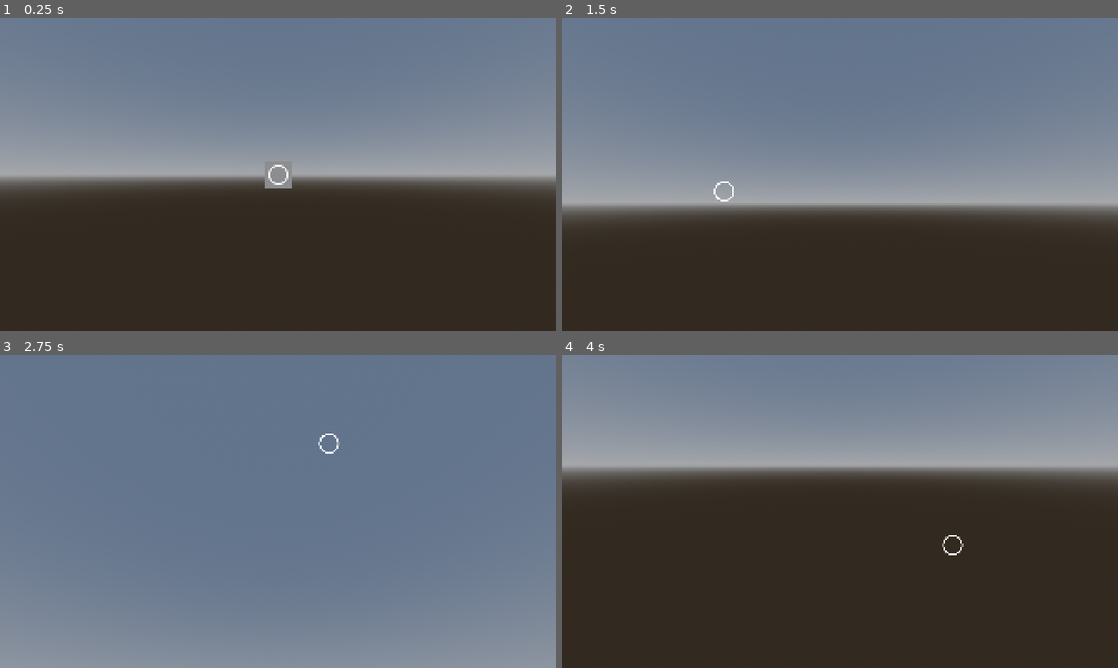
Above: before the commit, frames 1-4 (two rows, left to right).
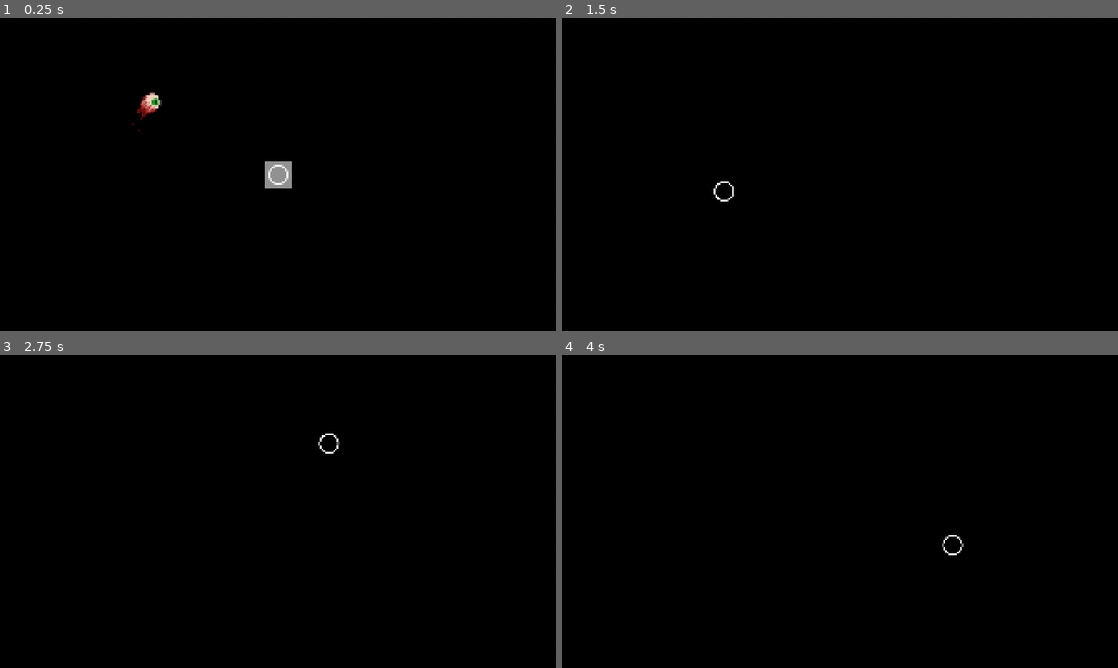
Above: after the commit, the same moments.

Repository: Ieida/chili-code-jam-2
Game: Godot game, scene res://levels/prototype/prototype_level.tscn
Two runs of this game, one before a commit and one after it. Both use one fixed random seed, a clock stepped at 60 frames per second and the inputs below.
Inputs (mouse positions are in pixels of both pictures, inside the frame that each line leads up to):
- Up to frame 1 (0.25 s): no input
- Up to frame 2 (1.5 s): move the mouse to (962, 158) at 0.52 s; hold D (right) 0.53-1.28 s; tap W (front) at 0.6, 1.35 s; move the mouse to (728, 190) at 1.27 s; hold S (back) from 1.28 s (still down)
- Up to frame 3 (2.75 s): move the mouse to (333, 442) at 2.02 s; release S (back) at 2.03 s; hold D (right) from 2.03 s (still down); tap W (front) at 2.1 s
- Up to frame 4 (4 s): move the mouse to (812, 574) at 2.77 s; release D (right) at 2.78 s; hold Space (up) 2.78-3.53 s; tap W (front) at 2.85, 3.6 s; move the mouse to (1006, 558) at 3.52 s; hold A (left) from 3.53 s (still down)

The runs differ from the first frame. In frame 1, 100% of the frame differs, in the area x 0-100%, y 0-100%; in frame 2, 100%; in frame 3, 100%; in frame 4, 100%.

Commit message:
I don't know

Diff:
--- /dev/null
+++ b/credits/credits.gd
@@ -0,0 +1,34 @@
+extends CanvasLayer
+
+
+signal closed
+signal opened
+
+
+@onready var button_container: Container = %ButtonContainer
+
+
+func _input(event: InputEvent) -> void:
+	if event.is_action(&"toggle_credits"):
+		if event.is_pressed() and not event.is_echo():
+			if visible: close()
+			else: open()
+
+
+func _ready() -> void:
+	close()
+
+
+func close():
+	visible = false
+	closed.emit()
+
+
+func open():
+	visible = true
+	if button_container.get_child_count() > 0:
+		for c in button_container.get_children():
+			if c is Control:
+				c.grab_focus()
+				break
+	opened.emit()
--- /dev/null
+++ b/credits/credits.tscn
@@ -0,0 +1,46 @@
+[gd_scene load_steps=5 format=3 uid="uid://127hajybfir7"]
+
+[ext_resource type="Script" uid="uid://cpkylib3kcxtf" path="res://credits/credits.gd" id="1_5uwby"]
+[ext_resource type="PackedScene" uid="uid://dum1teawv8qjg" path="res://credits/credits_button.tscn" id="2_o7wt1"]
+
+[sub_resource type="StyleBoxFlat" id="StyleBoxFlat_5uwby"]
+content_margin_left = 32.0
+content_margin_top = 32.0
+content_margin_right = 32.0
+content_margin_bottom = 32.0
+bg_color = Color(0, 0, 0, 0.498039)
+
+[sub_resource type="LabelSettings" id="LabelSettings_o7wt1"]
+font_size = 64
+
+[node name="Credits" type="CanvasLayer"]
+script = ExtResource("1_5uwby")
+
+[node name="PanelContainer" type="PanelContainer" parent="."]
+anchors_preset = 15
+anchor_right = 1.0
+anchor_bottom = 1.0
+grow_horizontal = 2
+grow_vertical = 2
+theme_override_styles/panel = SubResource("StyleBoxFlat_5uwby")
+
+[node name="VBoxContainer" type="VBoxContainer" parent="PanelContainer"]
+layout_mode = 2
+theme_override_constants/separation = 64
+
+[node name="Title" type="Label" parent="PanelContainer/VBoxContainer"]
+layout_mode = 2
+text = "Credits"
+label_settings = SubResource("LabelSettings_o7wt1")
+horizontal_alignment = 1
+
+[node name="ButtonContainer" type="VBoxContainer" parent="PanelContainer/VBoxContainer"]
+unique_name_in_owner = true
+layout_mode = 2
+size_flags_horizontal = 4
+
+[node name="CreditsButton" parent="PanelContainer/VBoxContainer/ButtonContainer" instance=ExtResource("2_o7wt1")]
+layout_mode = 2
+text = "Floating Eyeball Enemy
+blueapollo"
+social_link = "https://blueapollo.itch.io/"
--- /dev/null
+++ b/credits/credits_button.gd
@@ -0,0 +1,12 @@
+class_name CreditsButton extends Button
+
+
+@export var social_link: String
+
+
+func _on_pressed():
+	OS.shell_open(social_link)
+
+
+func _ready() -> void:
+	pressed.connect(_on_pressed)
--- /dev/null
+++ b/credits/credits_button.tscn
@@ -0,0 +1,21 @@
+[gd_scene load_steps=2 format=3 uid="uid://dum1teawv8qjg"]
+
+[ext_resource type="Script" uid="uid://ca8fvsdlmgym1" path="res://credits/credits_button.gd" id="1_ofal6"]
+
+[node name="CreditsButton" type="Button"]
+anchors_preset = 8
+anchor_left = 0.5
+anchor_top = 0.5
+anchor_right = 0.5
+anchor_bottom = 0.5
+offset_left = -4.0
+offset_top = -4.0
+offset_right = 4.0
+offset_bottom = 4.0
+grow_horizontal = 2
+grow_vertical = 2
+theme_override_font_sizes/font_size = 32
+text = "Title
+Author"
+alignment = 0
+script = ExtResource("1_ofal6")
--- /dev/null
+++ b/elements/enemy/enemy.gd
@@ -0,0 +1,23 @@
+class_name Enemy extends CharacterBody3D
+
+
+@export var target: Node3D
+@export var speed: float = 4
+@export var damage: float = 10
+@export var attack_range: float = 2.0
+@onready var sprite: AnimatedSprite3D = %Sprite
+@onready var state_machine: StateMachine = $StateMachine
+
+
+func _physics_process(_delta: float) -> void:
+	move_and_slide()
+
+	# Handle states
+	var tdst := global_position.distance_to(target.global_position)
+	var cs = state_machine.active_state_name
+	if cs == &"chase" and target and tdst < attack_range:
+		state_machine.activate_state_by_name(&"attack")
+	elif cs == &"null" and target:
+		state_machine.activate_state_by_name(&"chase")
+	elif cs == &"null":
+		state_machine.activate_state_by_name(&"idle")
--- /dev/null
+++ b/elements/enemy/enemy.tscn
@@ -0,0 +1,149 @@
+[gd_scene load_steps=14 format=3 uid="uid://db2f051odpt0k"]
+
+[ext_resource type="Script" uid="uid://dgb1e74ge5xdd" path="res://elements/enemy/enemy.gd" id="1_j4vrh"]
+[ext_resource type="SpriteFrames" uid="uid://cvmd8rovf1rno" path="res://elements/enemy/sprite_frames.tres" id="1_ttpur"]
+[ext_resource type="Shader" uid="uid://csmyc2ndd11mc" path="res://shaders/perspective_sprite_flip.gdshader" id="2_ek21h"]
+[ext_resource type="Texture2D" uid="uid://cn2nhhbcijut" path="res://elements/enemy/Eyeball.png" id="3_1cx0d"]
+[ext_resource type="Script" uid="uid://c4b5reb6ktm03" path="res://elements/hitbox/hitbox.gd" id="5_vjsli"]
+[ext_resource type="Script" uid="uid://bd2d7mbbshebm" path="res://elements/state_machine/state_machine.gd" id="6_24dpr"]
+
+[sub_resource type="SphereShape3D" id="SphereShape3D_j4vrh"]
+
+[sub_resource type="AtlasTexture" id="AtlasTexture_ohg34"]
+atlas = ExtResource("3_1cx0d")
+region = Rect2(0, 128, 32, 32)
+
+[sub_resource type="ShaderMaterial" id="ShaderMaterial_ek21h"]
+render_priority = 0
+shader = ExtResource("2_ek21h")
+shader_parameter/y_billboard = false
+shader_parameter/tex = SubResource("AtlasTexture_ohg34")
+shader_parameter/flipped = false
+
+[sub_resource type="GDScript" id="GDScript_ek21h"]
+resource_name = "sprite"
+script/source = "extends AnimatedSprite3D
+
+
+func _process(_delta: float) -> void:
+	var shdr = material_override as ShaderMaterial
+	var tex = sprite_frames.get_frame_texture(animation, frame)
+	shdr.set_shader_parameter(\"tex\", tex)
+"
+
+[sub_resource type="GDScript" id="GDScript_bmxbo"]
+resource_name = "idle"
+script/source = "extends State
+
+
+@onready var sprite: AnimatedSprite3D = %Sprite
+
+
+func enter():
+	sprite.play(&\"idle\")
+"
+
+[sub_resource type="GDScript" id="GDScript_24dpr"]
+resource_name = "chase"
+script/source = "extends State
+
+
+@onready var enemy: Enemy = $\"../..\"
+@onready var sprite: AnimatedSprite3D = %Sprite
+
+
+func _physics_process(_delta: float) -> void:
+	if is_active:
+		var tpos = enemy.target.global_position
+		var dir = enemy.global_position.direction_to(tpos)
+		enemy.velocity = dir * enemy.speed
+		enemy.look_at(tpos)
+
+
+func enter():
+	sprite.play(&\"walk\")
+
+
+func exit():
+	pass
+"
+
+[sub_resource type="GDScript" id="GDScript_wlc73"]
+resource_name = "attack"
+script/source = "extends State
+
+
+@export var time_until_hit: float = 0.75
+@onready var enemy: Enemy = $\"../..\"
+@onready var sprite: AnimatedSprite3D = %Sprite
+var time_elapsed: float
+
+
+func _on_anim_finished():
+	if sprite.animation == &\"attack\":
+		machine.deactivate_state(self)
+
+
+func _physics_process(delta: float) -> void:
+	if is_active and time_elapsed < time_until_hit:
+		time_elapsed += delta
+		if time_elapsed >= time_until_hit:
+			deal_damage()
+
+
+func _ready() -> void:
+	sprite.animation_finished.connect(_on_anim_finished)
+
+
+func deal_damage():
+	# TODO
+	pass
+
+
+func enter():
+	time_elapsed = 0
+	sprite.play(&\"attack\")
+	enemy.velocity = Vector3.ZERO
+"
+
+[node name="Enemy" type="CharacterBody3D"]
+script = ExtResource("1_j4vrh")
+
+[node name="CollisionShape3D" type="CollisionShape3D" parent="."]
+shape = SubResource("SphereShape3D_j4vrh")
+
+[node name="Sprite" type="AnimatedSprite3D" parent="."]
+unique_name_in_owner = true
+material_override = SubResource("ShaderMaterial_ek21h")
+pixel_size = 0.03
+billboard = 1
+double_sided = false
+texture_filter = 0
+sprite_frames = ExtResource("1_ttpur")
+animation = &"death"
+frame_progress = 0.0933473
+script = SubResource("GDScript_ek21h")
+
+[node name="Hitbox" type="Area3D" parent="."]
+monitoring = false
+script = ExtResource("5_vjsli")
+metadata/_custom_type_script = "uid://c4b5reb6ktm03"
+
+[node name="CollisionShape3D" type="CollisionShape3D" parent="Hitbox"]
+shape = SubResource("SphereShape3D_j4vrh")
+
+[node name="StateMachine" type="Node" parent="."]
+script = ExtResource("6_24dpr")
+metadata/_custom_type_script = "uid://bd2d7mbbshebm"
+
+[node name="Idle" type="Node" parent="StateMachine"]
+script = SubResource("GDScript_bmxbo")
+metadata/_custom_type_script = "uid://b57s6a7jcbphi"
+
+[node name="Chase" type="Node" parent="StateMachine"]
+script = SubResource("GDScript_24dpr")
+metadata/_custom_type_script = "uid://b57s6a7jcbphi"
+
+[node name="Attack" type="Node" parent="StateMachine"]
+script = SubResource("GDScript_wlc73")
+metadata/_custom_type_script = "uid://b57s6a7jcbphi"
--- /dev/null
+++ b/elements/enemy/sprite_frames.tres
@@ -0,0 +1,171 @@
+[gd_resource type="SpriteFrames" load_steps=22 format=3 uid="uid://cvmd8rovf1rno"]
+
+[ext_resource type="Texture2D" uid="uid://cn2nhhbcijut" path="res://elements/enemy/Eyeball.png" id="1_bn8ne"]
+
+[sub_resource type="AtlasTexture" id="AtlasTexture_bn8ne"]
+atlas = ExtResource("1_bn8ne")
+region = Rect2(0, 64, 32, 32)
+
+[sub_resource type="AtlasTexture" id="AtlasTexture_53f4m"]
+atlas = ExtResource("1_bn8ne")
+region = Rect2(32, 64, 32, 32)
+
+[sub_resource type="AtlasTexture" id="AtlasTexture_mepxm"]
+atlas = ExtResource("1_bn8ne")
+region = Rect2(64, 64, 32, 32)
+
+[sub_resource type="AtlasTexture" id="AtlasTexture_qn6nh"]
+atlas = ExtResource("1_bn8ne")
+region = Rect2(96, 64, 32, 32)
+
+[sub_resource type="AtlasTexture" id="AtlasTexture_ohg34"]
+atlas = ExtResource("1_bn8ne")
+region = Rect2(0, 128, 32, 32)
+
+[sub_resource type="AtlasTexture" id="AtlasTexture_2rp8c"]
+atlas = ExtResource("1_bn8ne")
+region = Rect2(32, 128, 32, 32)
+
+[sub_resource type="AtlasTexture" id="AtlasTexture_cs35j"]
+atlas = ExtResource("1_bn8ne")
+region = Rect2(64, 128, 32, 32)
+
+[sub_resource type="AtlasTexture" id="AtlasTexture_3adtu"]
+atlas = ExtResource("1_bn8ne")
+region = Rect2(96, 128, 32, 32)
+
+[sub_resource type="AtlasTexture" id="AtlasTexture_whaxi"]
+atlas = ExtResource("1_bn8ne")
+region = Rect2(0, 96, 32, 32)
+
+[sub_resource type="AtlasTexture" id="AtlasTexture_ep2rm"]
+atlas = ExtResource("1_bn8ne")
+region = Rect2(32, 96, 32, 32)
+
+[sub_resource type="AtlasTexture" id="AtlasTexture_u2prs"]
+atlas = ExtResource("1_bn8ne")
+region = Rect2(64, 96, 32, 32)
+
+[sub_resource type="AtlasTexture" id="AtlasTexture_6qb7r"]
+atlas = ExtResource("1_bn8ne")
+region = Rect2(96, 96, 32, 32)
+
+[sub_resource type="AtlasTexture" id="AtlasTexture_nc7yf"]
+atlas = ExtResource("1_bn8ne")
+region = Rect2(0, 0, 32, 32)
+
+[sub_resource type="AtlasTexture" id="AtlasTexture_dc6gf"]
+atlas = ExtResource("1_bn8ne")
+region = Rect2(32, 0, 32, 32)
+
+[sub_resource type="AtlasTexture" id="AtlasTexture_sxu6q"]
+atlas = ExtResource("1_bn8ne")
+region = Rect2(64, 0, 32, 32)
+
+[sub_resource type="AtlasTexture" id="AtlasTexture_tbqd1"]
+atlas = ExtResource("1_bn8ne")
+region = Rect2(96, 0, 32, 32)
+
+[sub_resource type="AtlasTexture" id="AtlasTexture_x2xnk"]
+atlas = ExtResource("1_bn8ne")
+region = Rect2(0, 32, 32, 32)
+
+[sub_resource type="AtlasTexture" id="AtlasTexture_qjgv0"]
+atlas = ExtResource("1_bn8ne")
+region = Rect2(32, 32, 32, 32)
+
+[sub_resource type="AtlasTexture" id="AtlasTexture_l8eop"]
+atlas = ExtResource("1_bn8ne")
+region = Rect2(64, 32, 32, 32)
+
+[sub_resource type="AtlasTexture" id="AtlasTexture_u5rv3"]
+atlas = ExtResource("1_bn8ne")
+region = Rect2(96, 32, 32, 32)
+
+[resource]
+animations = [{
+"frames": [{
+"duration": 1.0,
+"texture": SubResource("AtlasTexture_bn8ne")
+}, {
+"duration": 1.0,
+"texture": SubResource("AtlasTexture_53f4m")
+}, {
+"duration": 1.0,
+"texture": SubResource("AtlasTexture_mepxm")
+}, {
+"duration": 1.0,
+"texture": SubResource("AtlasTexture_qn6nh")
+}],
+"loop": false,
+"name": &"attack",
+"speed": 4.0
+}, {
+"frames": [{
+"duration": 1.0,
+"texture": SubResource("AtlasTexture_ohg34")
+}, {
+"duration": 1.0,
+"texture": SubResource("AtlasTexture_2rp8c")
+}, {
+"duration": 1.0,
+"texture": SubResource("AtlasTexture_cs35j")
+}, {
+"duration": 1.0,
+"texture": SubResource("AtlasTexture_3adtu")
+}],
+"loop": true,
+"name": &"death",
+"speed": 1.0
+}, {
+"frames": [{
+"duration": 1.0,
+"texture": SubResource("AtlasTexture_whaxi")
+}, {
+"duration": 1.0,
+"texture": SubResource("AtlasTexture_ep2rm")
+}, {
+"duration": 1.0,
+"texture": SubResource("AtlasTexture_u2prs")
+}, {
+"duration": 1.0,
+"texture": SubResource("AtlasTexture_6qb7r")
+}],
+"loop": false,
+"name": &"hurt",
+"speed": 4.0
+}, {
+"frames": [{
+"duration": 1.0,
+"texture": SubResource("AtlasTexture_nc7yf")
+}, {
+"duration": 1.0,
+"texture": SubResource("AtlasTexture_dc6gf")
+}, {
+"duration": 1.0,
+"texture": SubResource("AtlasTexture_sxu6q")
+}, {
+"duration": 1.0,
+"texture": SubResource("AtlasTexture_tbqd1")
+}],
+"loop": true,
+"name": &"idle",
+"speed": 4.0
+}, {
+"frames": [{
+"duration": 1.0,
+"texture": SubResource("AtlasTexture_x2xnk")
+}, {
+"duration": 1.0,
+"texture": SubResource("AtlasTexture_qjgv0")
+}, {
+"duration": 1.0,
+"texture": SubResource("AtlasTexture_l8eop")
+}, {
+"duration": 1.0,
+"texture": SubResource("AtlasTexture_u5rv3")
+}],
+"loop": true,
+"name": &"walk",
+"speed": 4.0
+}]
--- /dev/null
+++ b/elements/hitbox/hitbox.gd
@@ -0,0 +1,26 @@
+class_name Hitbox extends Area3D
+
+
+signal health_depleted
+signal took_hit
+
+
+@export var max_health: float
+@onready var health: float = max_health
+var is_health_depleted: bool
+
+
+func hit(damage: float):
+	if is_health_depleted: return
+
+	health = maxf(0, health - damage)
+	if is_zero_approx(health):
+		is_health_depleted = true
+
+	if is_health_depleted: health_depleted.emit()
+	else: took_hit.emit()
+
+
+func reset():
+	is_health_depleted = false
+	health = max_health
--- /dev/null
+++ b/elements/hitbox/hitbox.tscn
@@ -0,0 +1,7 @@
+[gd_scene load_steps=2 format=3 uid="uid://bd1n8i0dg2k0n"]
+
+[ext_resource type="Script" uid="uid://c4b5reb6ktm03" path="res://elements/hitbox/hitbox.gd" id="1_w6oay"]
+
+[node name="Hitbox" type="Area3D"]
+monitoring = false
+script = ExtResource("1_w6oay")
--- /dev/null
+++ b/elements/state/state.gd
@@ -0,0 +1,19 @@
+class_name State extends Node
+
+
+var is_active: bool
+var machine: StateMachine
+
+
+func enter():
+	pass
+
+
+func exit():
+	pass
+
+
+func set_active(active: bool):
+	is_active = active
+	if active: enter()
+	else: exit()
--- /dev/null
+++ b/elements/state/state.tscn
@@ -0,0 +1,6 @@
+[gd_scene load_steps=2 format=3 uid="uid://c7rvc0vyt3xxh"]
+
+[ext_resource type="Script" uid="uid://b57s6a7jcbphi" path="res://elements/state/state.gd" id="1_2olai"]
+
+[node name="State" type="Node"]
+script = ExtResource("1_2olai")
--- /dev/null
+++ b/elements/state_machine/state_machine.gd
@@ -0,0 +1,51 @@
+class_name StateMachine extends State
+
+
+var active_state: State
+var active_state_name: StringName = &"null"
+var states: Dictionary[StringName, Node]
+
+
+func _enter_tree() -> void:
+	if not get_parent() is State: set_active(true)
+	child_entered_tree.connect(_on_child_entered_tree)
+	child_exiting_tree.connect(_on_child_exiting_tree)
+
+
+func _on_child_entered_tree(node: Node):
+	if node is State:
+		node.machine = self
+		var n = node.name.to_snake_case()
+		states[n] = node
+
+
+func _on_child_exiting_tree(node: Node):
+	if node is State:
+		var n = node.name.to_snake_case()
+		if states.has(n): states.erase(node)
+
+
+func activate_state(state: State):
+	if not active_state:
+		active_state = state
+		active_state_name = state.name.to_snake_case()
+	state.set_active(true)
+
+
+func activate_state_by_name(state: StringName):
+	if active_state and state == active_state_name: return
+	if not states.has(state): return
+
+	if active_state: deactivate_state(active_state)
+
+	var s = states[state] as State
+	active_state = s
+	active_state_name = state
+	s.set_active(true)
+
+
+func deactivate_state(state: State):
+	state.set_active(false)
+	if active_state:
+		active_state = null
+		active_state_name = &"null"
--- /dev/null
+++ b/elements/state_machine/state_machine.tscn
@@ -0,0 +1,6 @@
+[gd_scene load_steps=2 format=3 uid="uid://di8uyuau0fdpb"]
+
+[ext_resource type="Script" uid="uid://bd2d7mbbshebm" path="res://elements/state_machine/state_machine.gd" id="1_gvre5"]
+
+[node name="StateMachine" type="Node"]
+script = ExtResource("1_gvre5")
--- /dev/null
+++ b/levels/prototype/prototype_level.gd
@@ -0,0 +1,5 @@
+extends Node3D
+
+
+func _ready() -> void:
+	Input.mouse_mode = Input.MOUSE_MODE_CAPTURED
--- a/levels/prototype/prototype_level.tscn
+++ b/levels/prototype/prototype_level.tscn
@@ -1,16 +1,24 @@
-[gd_scene load_steps=8 format=3 uid="uid://bemi7f0nqjn6k"]
+[gd_scene load_steps=10 format=3 uid="uid://bemi7f0nqjn6k"]
 
 [ext_resource type="PackedScene" uid="uid://cxysob5m2s2s3" path="res://elements/space_ship/space_ship.tscn" id="1_7xbuc"]
+[ext_resource type="Script" uid="uid://bedmwh8tw0vn3" path="res://levels/prototype/prototype_level.gd" id="1_yc6rk"]
 [ext_resource type="PackedScene" uid="uid://bby5t845icj60" path="res://elements/player/space_ship/viewmodel/player_space_ship_viewmodel.tscn" id="2_pysmo"]
+[ext_resource type="PackedScene" uid="uid://db2f051odpt0k" path="res://elements/enemy/enemy.tscn" id="3_nkijq"]
 
-[sub_resource type="ProceduralSkyMaterial" id="ProceduralSkyMaterial_7xbuc"]
+[sub_resource type="ProceduralSkyMaterial" id="ProceduralSkyMaterial_yc6rk"]
+sky_top_color = Color(0, 0, 0, 1)
+sky_horizon_color = Color(0, 0, 0, 1)
+ground_bottom_color = Color(0, 0, 0, 1)
+ground_horizon_color = Color(0, 0, 0, 1)
 
-[sub_resource type="Sky" id="Sky_pysmo"]
-sky_material = SubResource("ProceduralSkyMaterial_7xbuc")
+[sub_resource type="Sky" id="Sky_x6tsm"]
+sky_material = SubResource("ProceduralSkyMaterial_yc6rk")
 
 [sub_resource type="Environment" id="Environment_nkijq"]
 background_mode = 2
-sky = SubResource("Sky_pysmo")
+sky = SubResource("Sky_x6tsm")
+ambient_light_source = 2
+ambient_light_color = Color(0.5, 0.5, 0.5, 1)
 
 [sub_resource type="BoxMesh" id="BoxMesh_anlkh"]
 
@@ -18,6 +26,7 @@
 data = PackedVector3Array(-0.5, 0.5, 0.5, 0.5, 0.5, 0.5, -0.5, -0.5, 0.5, 0.5, 0.5, 0.5, 0.5, -0.5, 0.5, -0.5, -0.5, 0. …(500 unchanged characters)…
 
 [node name="PrototypeLevel" type="Node3D"]
+script = ExtResource("1_yc6rk")
 
 [node name="WorldEnvironment" type="WorldEnvironment" parent="."]
 environment = SubResource("Environment_nkijq")
@@ -39,3 +48,8 @@
 
 [node name="PlayerSpaceShipViewmodel" parent="SpaceShip" node_paths=PackedStringArray("space_ship") instance=ExtResource("2_pysmo")]
 space_ship = NodePath("..")
+
+[node name="Enemy" parent="." node_paths=PackedStringArray("target") instance=ExtResource("3_nkijq")]
+transform = Transform3D(0.694219, 0, -0.719764, 0, 1, 0, 0.719764, 0, 0.694219, -3.41531, 1.64813, -4.90587)
+target = NodePath("../Cube")
+speed = 1.0
--- a/project.godot
+++ b/project.godot
@@ -14,6 +14,10 @@
 run/main_scene="uid://bemi7f0nqjn6k"
 config/features=PackedStringArray("4.4", "GL Compatibility")
 config/icon="res://icon.svg"
+
+[autoload]
+
+Credits="*res://credits/credits.tscn"
 
 [display]
 
@@ -82,6 +86,12 @@
 "events": [Object(InputEventJoypadMotion,"resource_local_to_scene":false,"resource_name":"","device":-1,"axis":3,"axis_value":1.0,"script":null)
 ]
 }
+toggle_credits={
+"deadzone": 0.2,
+"events": [Object(InputEventKey,"resource_local_to_scene":false,"resource_name":"","device":-1,"window_id":0,"alt_pressed":false,"shift_pressed":false,"ctrl_pressed":false,"meta_pressed":false,"pressed":false,"keycode":0,"physical_keycode":4194305,"key_label":0,"unicode":0,"location":0,"echo":false,"script":null)
+, Object(InputEventJoypadButton,"resource_local_to_scene":false,"resource_name":"","device":-1,"button_index":6,"pressure":0.0,"pressed":true,"script":null)
+]
+}
 
 [rendering]
 
--- /dev/null
+++ b/shaders/perspective_sprite_flip.gdshader
@@ -0,0 +1,37 @@
+shader_type spatial;
+render_mode unshaded, cull_disabled, depth_draw_opaque, depth_prepass_alpha;
+
+uniform bool y_billboard = false; // Enables Y-Billboarding when true
+uniform sampler2D tex: source_color, filter_nearest_mipmap; // A copy of the texture for the Sprite3D or AnimatedSprite3D
+
+void vertex() {
+	// You can comment out this function if you don't need billboarding
+	if (y_billboard == true) {
+		MODELVIEW_MATRIX = VIEW_MATRIX * mat4(vec4(normalize(cross(vec3(0.0, 1.0, 0.0), INV_VIEW_MATRIX[2].xyz)), 0.0), vec4(0.0, 1.0, 0.0, 0.0), vec4(normalize(cross(INV_VIEW_MATRIX[0].xyz, vec3(0.0, 1.0, 0.0))), 0.0), MODEL_MATRIX[3]);
+	}
+	else {
+		MODELVIEW_MATRIX = VIEW_MATRIX * mat4(INV_VIEW_MATRIX[0], INV_VIEW_MATRIX[1], INV_VIEW_MATRIX[2], MODEL_MATRIX[3]);
+	}
+	MODELVIEW_NORMAL_MATRIX = mat3(MODELVIEW_MATRIX);
+}
+
+uniform bool flipped = false;
+
+void fragment() {
+	bool flp = flipped;
+	vec3 right = (MODEL_MATRIX * vec4(1., 0., 0., 0.)).xyz;
+	vec3 node_to_cam = normalize(CAMERA_POSITION_WORLD - NODE_POSITION_WORLD);
+	float dot_prod = dot(right, node_to_cam);
+	if (dot_prod > 0.0) {
+		flp = false;
+	} else {
+		flp = true;
+	}
+	vec2 uv = UV;
+	if (flp) {
+		uv.x = 1.0 - uv.x;
+	}
+	vec4 col = texture(tex, uv);
+	ALBEDO = vec3(col.r, col.g, col.b);
+	ALPHA = col.a;
+}
Not shown, added: credits/credits.gd.uid
Not shown, added: credits/credits.txt
Not shown, added: credits/credits_button.gd.uid
Binary file added: elements/enemy/Eyeball.png
Not shown, added: elements/enemy/Eyeball.png.import
Not shown, added: elements/enemy/enemy.gd.uid
Not shown, added: elements/hitbox/hitbox.gd.uid
Not shown, added: elements/state/state.gd.uid
Not shown, added: elements/state_machine/state_machine.gd.uid
Not shown, added: levels/prototype/prototype_level.gd.uid
Not shown, added: shaders/perspective_sprite_flip.gdshader.uid
